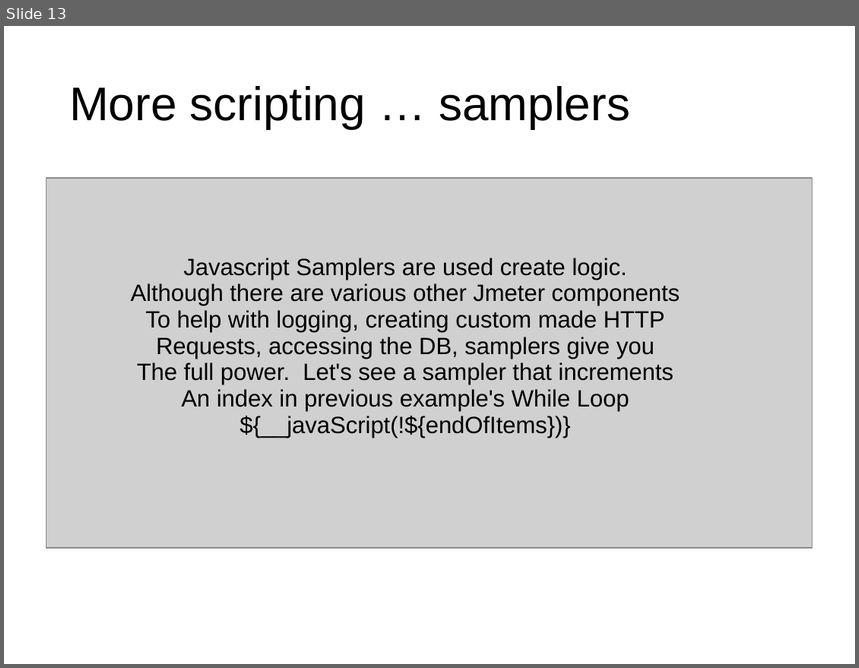
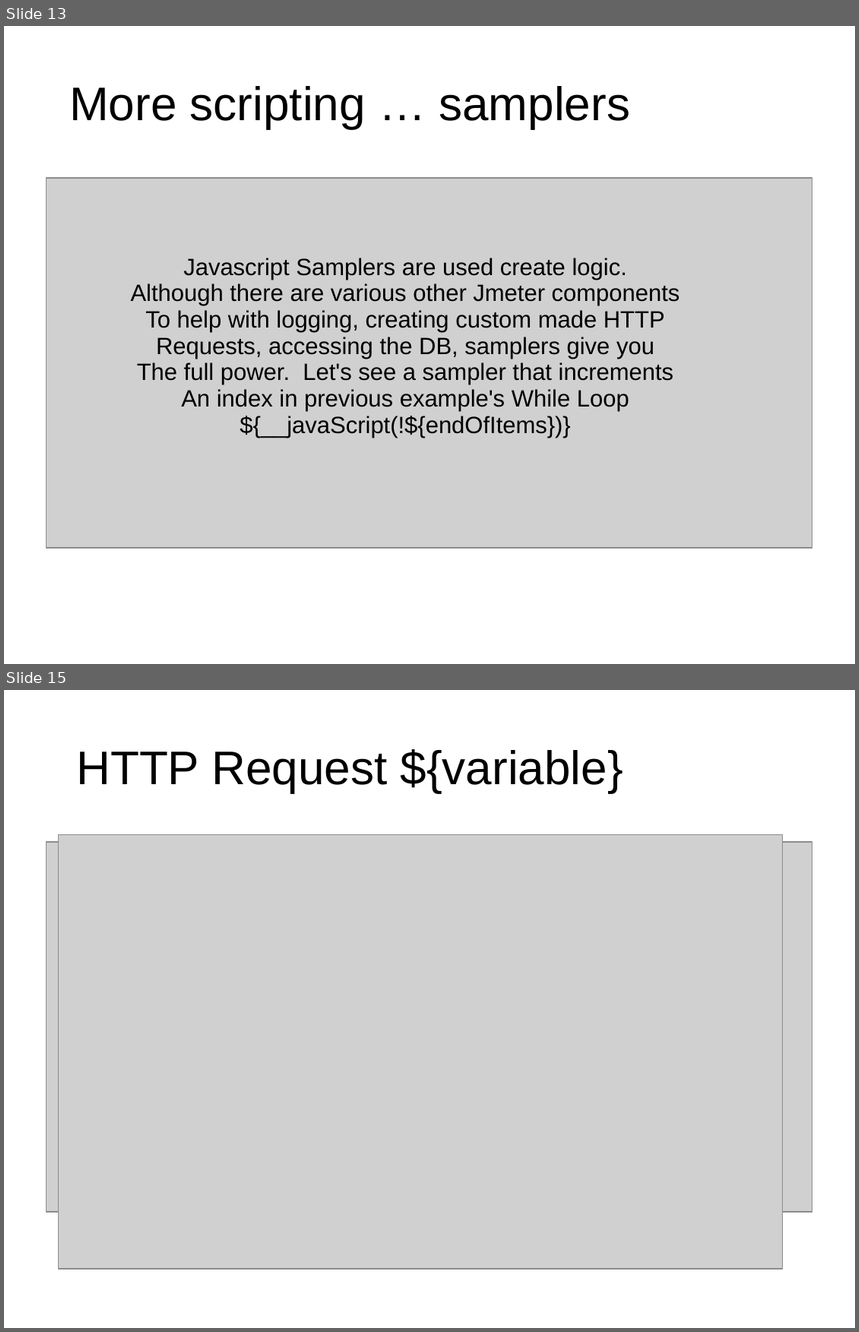
Before and after one commit to hchan/jmeterDemo, a slide deck: jmeterDemo.ppt. Shown one above the other, each under a label of ours: slide 13 before the commit, slides 13 and 15 after it; the slides between them are not shown. The pictures are 859x668 and 859x1332 pixels, drawn with LibreOffice and Linux fonts; fonts in the diff are those of the drawing; grey boxes stand for pictures; background and template pictures are left out. Boxes give left, top, right and bottom in pixels: in the first picture for what was removed or moved away, otherwise in the second. Text is boxed around its words. In the diff, an @@ line names an element or a change of style, - is before the commit and + after.

```diff
--- a/jmeterDemo.ppt
+++ b/jmeterDemo.ppt
@@ slide 15 added at [4,690,855,1328], background picture (left out) @@
@@ title added at [76,749,623,793], 44 pt, text #000000 @@
+HTTP Request ${variable}
@@ picture added at [47,842,813,1212] @@
@@ picture added at [58,835,782,1269] @@
```
Also in this commit, not shown: 10 slides changed, 4 other slides added, 1 other file.
